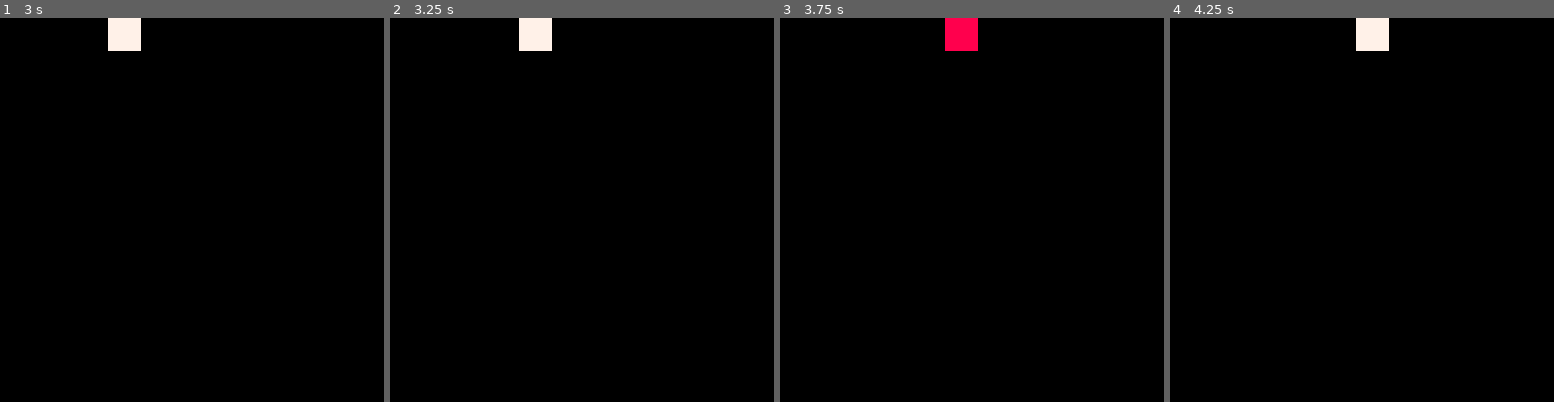
Above: before the commit, frames 1-4 (left to right).
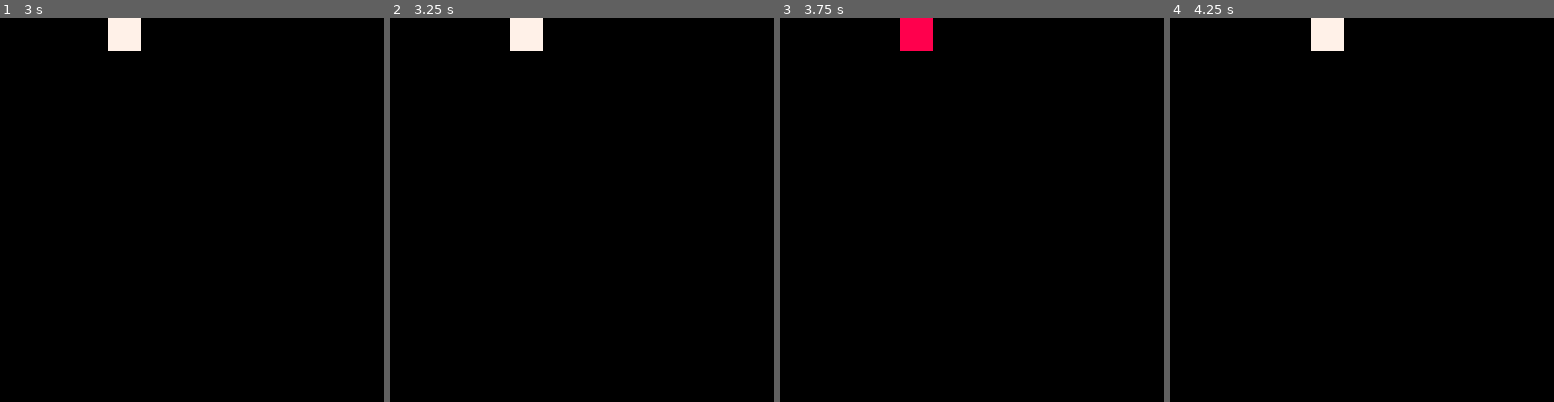
Above: after the commit, the same moments.

Repository: shen-sat/pico_state_machine
Game: PICO-8 cartridge game.p8
The game is run twice, just before and just after one commit, with the same random seed, the same clock (stepped at 60 frames per second) and the same inputs.
Inputs:
- Up to frame 1 (3 s): hold Right 1.6-2.1 s; hold Up 2.15-2.42 s; hold Right from 2.47 s (still down)
- Up to frame 2 (3.25 s): release Right at 3.03 s; hold Left from 3.08 s (still down)
- Up to frame 3 (3.75 s): release Left at 3.58 s; hold Down from 3.63 s (still down)
- Up to frame 4 (4.25 s): release Down at 3.97 s; hold Right from 4.02 s (still down)

Frame 1 is identical in both runs. In frame 2, 0.4% of the frame differs, in the area x 31-43%, y 0-9%; in frame 3, 1.5%, in the area x 31-52%, y 0-9%; in frame 4, 1.5%.

Commit message:
nonframe move states

Diff:
--- a/game.p8
+++ b/game.p8
@@ -15,7 +15,6 @@
 
   current_time = 0
   #include shared.lua
-  #include player_move_states/right_move_state.lua
 
   -- initialize draw states
   #include player_draw_states/create_draw_state.lua
@@ -24,7 +23,14 @@
   #include player_draw_states/create_player_draw_states.lua
   player_draw_states = create_player_draw_states()
 
-  player.move_state = idle(player)
+  -- initialize move states
+  #include player_move_states/create_nonframe_move_state.lua
+  #include player_move_states/idle_move.lua
+  #include player_move_states/right_move.lua
+  #include player_move_states/create_player_move_states.lua
+  player_move_states = create_player_move_states()
+
+  player.move_state = player_move_states.idle
 
   set_draw_state(player_draw_states['idle'], player)
 end
@@ -89,7 +95,7 @@
 function _update()
   if btnp(0) then
   elseif btnp(1) then
-    player.move_state = right_v3(player)
+    player.move_state = player_move_states.right
     set_draw_state(player_draw_states['flash'], player)
   elseif btnp(2) then
   elseif btnp(3) then
--- /dev/null
+++ b/player_move_states/create_nonframe_move_state.lua
@@ -0,0 +1,25 @@
+function create_nonframe_move_state(move)
+	validate_move(move)
+	local state = move
+	state.update = function(self)
+	  self:step()
+	  if self:is_end() then
+	    self:reset()
+	    self.parent.move_state = self:next_state()
+	  else
+	    self:move_parent()
+	  end
+	end
+
+	return state
+end
+
+function validate_move(move)
+	local id = move.id
+	assert(id, "a move is missing an id")
+	assert(type(move.is_end) == "function", "'is_end' must be a function in "..id)
+	assert(type(move.reset) == "function", "'reset' must be a function in "..id)
+	assert(move.parent, "missing 'parent' in "..id)
+	assert(move.next_state, "missing 'parent' in "..id)
+	assert(type(move.move_parent) == "function", "'move_parent' must be a function in "..id)
+end
--- /dev/null
+++ b/player_move_states/create_player_move_states.lua
@@ -0,0 +1,8 @@
+function create_player_move_states()
+	local player_move_states = {}
+
+	player_move_states.idle = create_nonframe_move_state(idle_move)
+	player_move_states.right = create_nonframe_move_state(right_move)
+
+	return player_move_states
+end
--- /dev/null
+++ b/player_move_states/idle_move.lua
@@ -0,0 +1,16 @@
+local idle_move = {
+  id = 'idle_move',
+  parent = player,
+  next_state = function()
+    return player_move_states.idle
+  end,
+  is_end = function(self)
+    return false
+  end,
+  step = function(self)
+  end,
+  move_parent = function(self)
+  end,
+  reset = function(self)
+  end
+}
--- /dev/null
+++ b/player_move_states/right_move.lua
@@ -0,0 +1,20 @@
+local right_move = {
+  id = 'right_move',
+  parent = player,
+  timer = 0,
+  next_state = function()
+    return player_move_states.idle
+  end,
+  is_end = function(self)
+    return (self.timer >= 1)
+  end,
+  step = function(self)
+    self.timer = min(self.timer + 0.05, 1)
+  end,
+  move_parent = function(self)
+    self.parent.x += 1
+  end,
+  reset = function(self)
+    self.timer = 0
+  end
+}
--- a/player_move_states/right_move_state.lua
+++ /dev/null
@@ -1,35 +0,0 @@
-function right_v3(parent)
-  local state = {
-    timer = 0,
-    start_x = function()
-      return parent.x
-    end,
-    mov = 1,
-    update = function(self)
-      self:step()
-      if self:is_end() then
-        self:reset()
-        parent.move_state = self.next_state
-      else
-        self:move_parent()
-      end
-    end,
-    is_end = function(self)
-      return (self.timer >= 1)
-    end,
-    step = function(self)
-      self.timer = min(self.timer + 0.05, 1)
-    end,
-    move_parent = function(self)
-      parent.x += 1
-    end,
-    reset = function(self)
-      self.timer = 0
-    end,
-    next_state = idle(parent)
-  }
-
-  return state
-end
-
---
